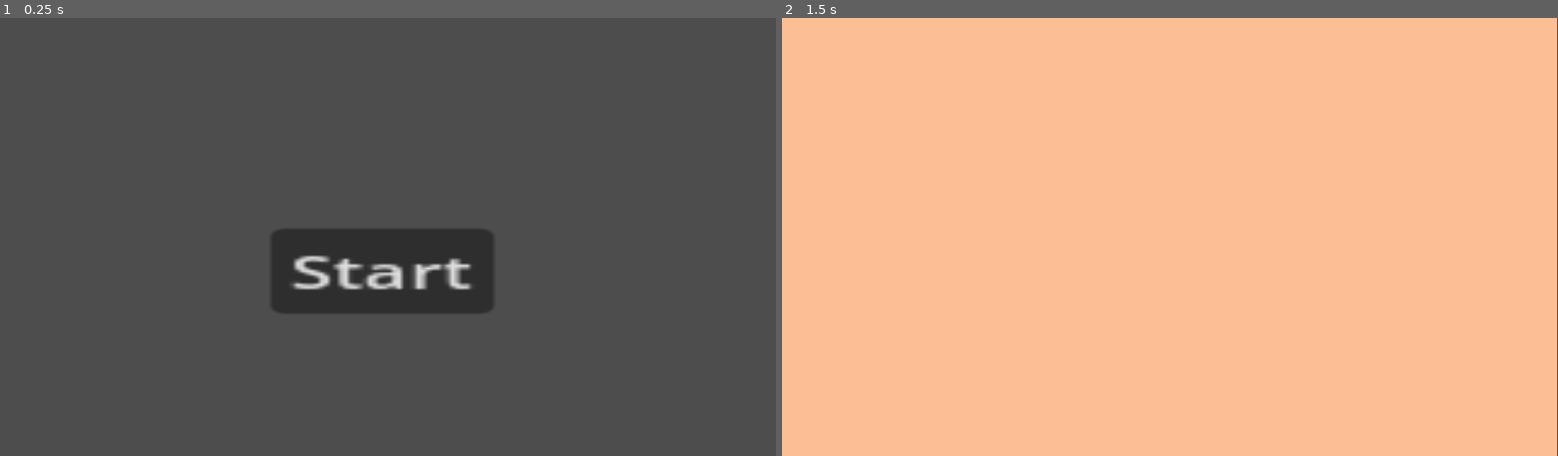
Above: before the commit, frames 1-2 (left to right).
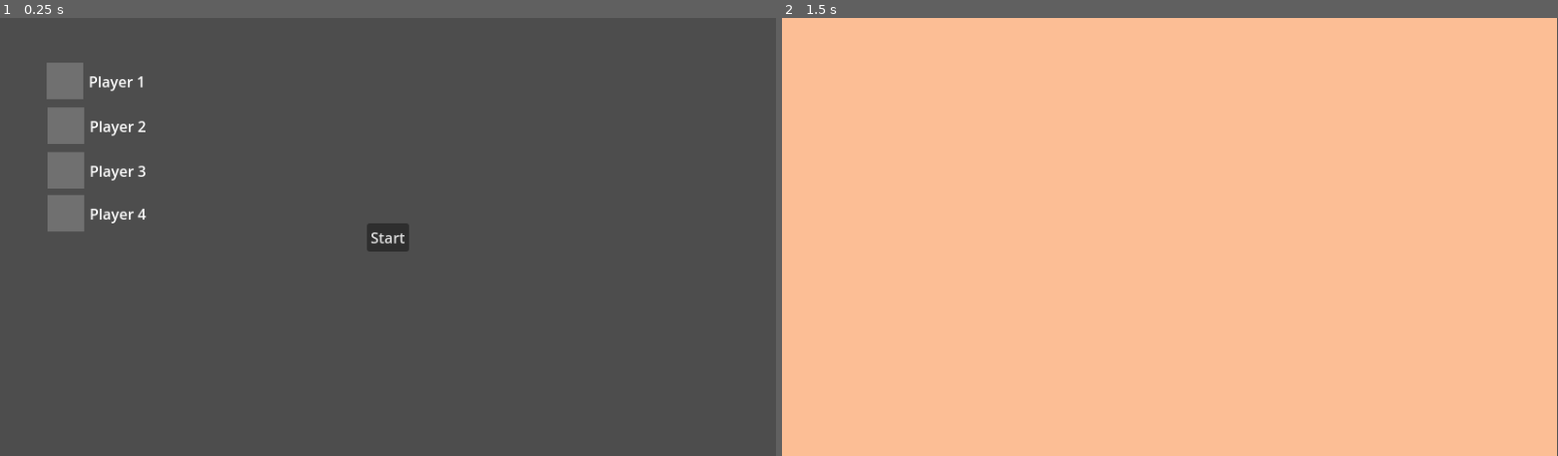
Above: after the commit, the same moments.

Repository: Topech/tick-souls
Game: Godot game, scene res://main.tscn
Two runs of this game, one before a commit and one after it. Both use one fixed random seed, a clock stepped at 60 frames per second and the inputs below.
Inputs:
- Up to frame 1 (0.25 s): no input
- Up to frame 2 (1.5 s): click "Start" at 0.5 s; tap Enter at 1.25 s

The runs differ from the first frame. In frame 1, 6.8% of the frame differs, in the area x 6-64%, y 10-68%; in frame 2, nothing differs.

Commit message:
add player indicators in menu

Diff:
--- a/player/roll_event.gd
+++ b/player/roll_event.gd
@@ -13,7 +13,7 @@
 func _input(event: InputEvent) -> void:
 	if (
 		 event.device == device_id and
-		 event.is_action_pressed(Enums.action_as_str(Enums.Actions.MOVE_ROLL))
+		 event.is_action(Enums.action_as_str(Enums.Actions.MOVE_ROLL))
 	):
 		trigger()
 	else:
--- a/root_scenes/main_menu/main_menu.tscn
+++ b/root_scenes/main_menu/main_menu.tscn
@@ -1,7 +1,8 @@
-[gd_scene load_steps=3 format=3 uid="uid://c8nfxa5msculm"]
+[gd_scene load_steps=4 format=3 uid="uid://c8nfxa5msculm"]
 
 [ext_resource type="Script" uid="uid://bqle7g5rho6gu" path="res://root_scenes/main_menu/main_menu.gd" id="1_56bkm"]
 [ext_resource type="Script" uid="uid://bngwc846ablmb" path="res://controller_detector.gd" id="2_u4xch"]
+[ext_resource type="Script" uid="uid://c4f1sl3w8m73c" path="res://root_scenes/main_menu/player_indicator.gd" id="3_sy3t8"]
 
 [node name="MainMenu" type="Control"]
 layout_mode = 3
@@ -16,12 +17,87 @@
 script = ExtResource("2_u4xch")
 
 [node name="Button" type="Button" parent="."]
-layout_mode = 0
-offset_left = 296.0
-offset_top = 231.0
-offset_right = 342.0
-offset_bottom = 262.0
-scale = Vector2(5.297, 3)
+layout_mode = 1
+anchors_preset = 8
+anchor_left = 0.5
+anchor_top = 0.5
+anchor_right = 0.5
+anchor_bottom = 0.5
+offset_left = -23.0
+offset_top = -15.5
+offset_right = 23.0
+offset_bottom = 15.5
+grow_horizontal = 2
+grow_vertical = 2
 text = "Start"
 
+[node name="PlayerIndicator1" type="ColorRect" parent="."]
+layout_mode = 0
+offset_left = 51.0
+offset_top = 49.0
+offset_right = 91.0
+offset_bottom = 89.0
+color = Color(0.440979, 0.440979, 0.440979, 1)
+script = ExtResource("3_sy3t8")
+player_id = 1
+
+[node name="Label" type="Label" parent="PlayerIndicator1"]
+layout_mode = 0
+offset_left = 46.0
+offset_top = 9.0
+offset_right = 108.0
+offset_bottom = 32.0
+text = "Player 1"
+
+[node name="PlayerIndicator2" type="ColorRect" parent="."]
+offset_left = 52.0
+offset_top = 98.0
+offset_right = 92.0
+offset_bottom = 138.0
+color = Color(0.440979, 0.440979, 0.440979, 1)
+script = ExtResource("3_sy3t8")
+player_id = 2
+
+[node name="Label" type="Label" parent="PlayerIndicator2"]
+layout_mode = 0
+offset_left = 46.0
+offset_top = 9.0
+offset_right = 108.0
+offset_bottom = 32.0
+text = "Player 2"
+
+[node name="PlayerIndicator3" type="ColorRect" parent="."]
+offset_left = 52.0
+offset_top = 147.0
+offset_right = 92.0
+offset_bottom = 187.0
+color = Color(0.440979, 0.440979, 0.440979, 1)
+script = ExtResource("3_sy3t8")
+player_id = 3
+
+[node name="Label" type="Label" parent="PlayerIndicator3"]
+layout_mode = 0
+offset_left = 46.0
+offset_top = 9.0
+offset_right = 108.0
+offset_bottom = 32.0
+text = "Player 3"
+
+[node name="PlayerIndicator4" type="ColorRect" parent="."]
+offset_left = 52.0
+offset_top = 194.0
+offset_right = 92.0
+offset_bottom = 234.0
+color = Color(0.440979, 0.440979, 0.440979, 1)
+script = ExtResource("3_sy3t8")
+player_id = 4
+
+[node name="Label" type="Label" parent="PlayerIndicator4"]
+layout_mode = 0
+offset_left = 46.0
+offset_top = 9.0
+offset_right = 108.0
+offset_bottom = 32.0
+text = "Player 4"
+
 [connection signal="pressed" from="Button" to="." method="_on_button_pressed"]
--- /dev/null
+++ b/root_scenes/main_menu/player_indicator.gd
@@ -0,0 +1,10 @@
+extends ColorRect
+
+
+@export var player_id := Global.players.NO_PLAYER
+
+
+func _process(delta: float) -> void:
+	var device_id = PlayerInputDevices.get_players_device(player_id)
+	if device_id != PlayerInputDevices.INVALID_DEVICE:
+		color = Color.GREEN
--- a/root_scenes/round/player_spawner.gd
+++ b/root_scenes/round/player_spawner.gd
@@ -2,11 +2,18 @@
 
 
 @onready var player_container = $PlayerContainer
+
+@onready var player_spawn_location = {
+	Global.players.PLAYER_1: $PlayerSpawn1,
+	Global.players.PLAYER_2: $PlayerSpawn2,
+	Global.players.PLAYER_3: $PlayerSpawn3,
+	Global.players.PLAYER_4: $PlayerSpawn4,
+}
 
 
 func _ready() -> void:
 	for player_id in PlayerInputDevices.get_all_players():
 		var player = preload("res://player/player.tscn").instantiate()
 		player.player_id = player_id
-		player.global_position = $PlayerSpawn1.global_position
+		player.global_position = player_spawn_location[player_id].global_position
 		player_container.add_child(player)
Not shown, added: root_scenes/main_menu/player_indicator.gd.uid
